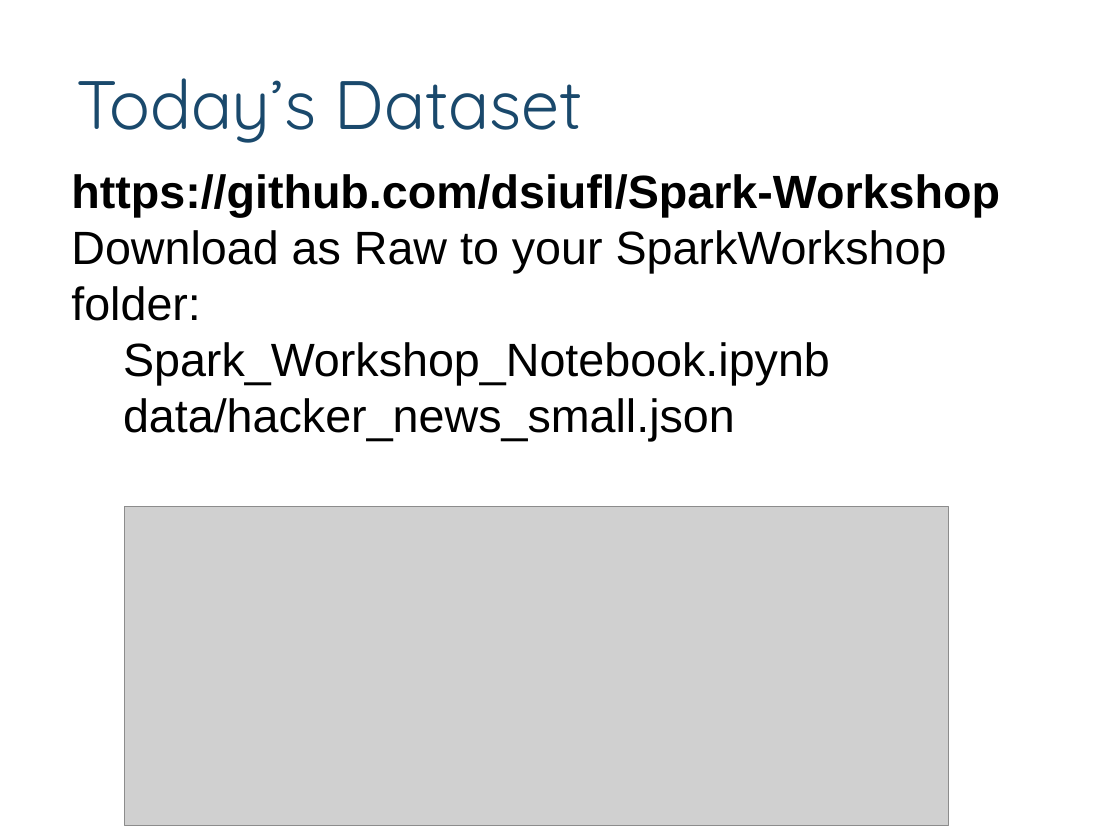
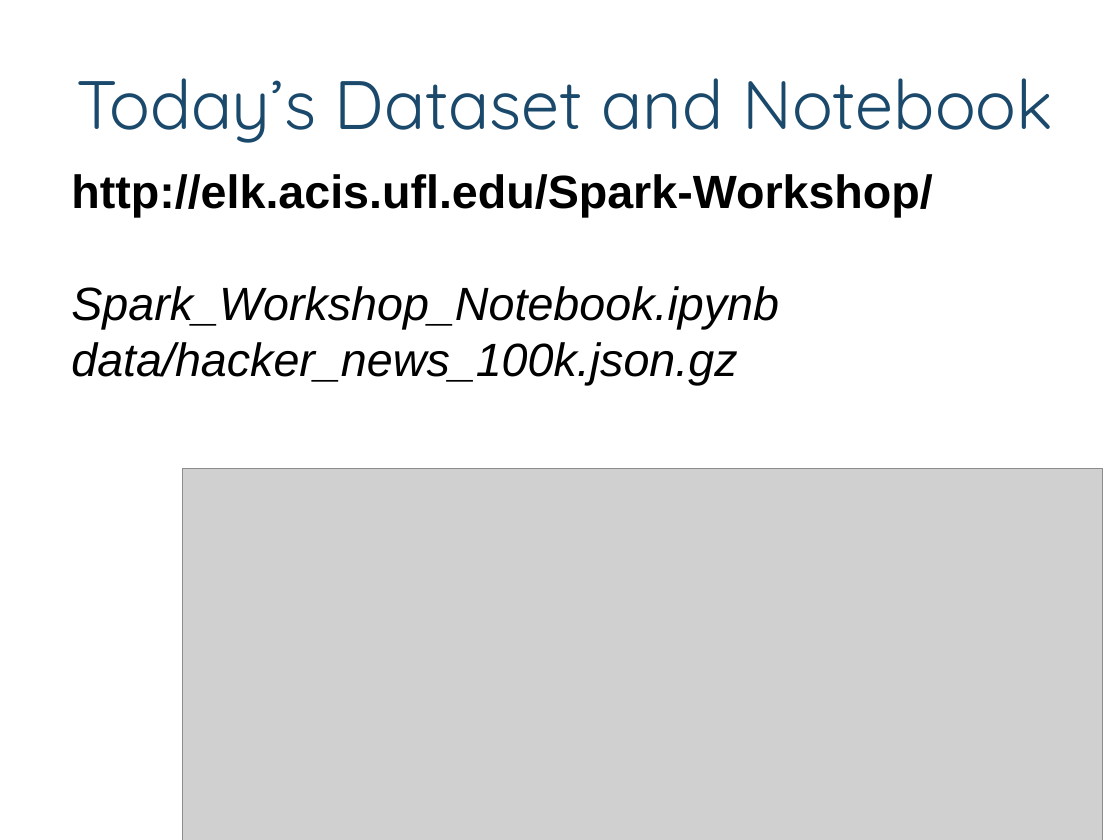
Before and after one commit to dsiufl/Spark-Workshop, a slide deck: slide 1 of Getting Started with Spark.pptx. Drawn at 1120x840 pixels with LibreOffice and Linux fonts; fonts in the diff are those of the drawing; grey boxes stand for pictures; background and template pictures are left out. Boxes give left, top, right and bottom in pixels: in the first picture for what was removed or moved away, otherwise in the second. Text is boxed around its words. In the diff, an @@ line names an element or a change of style, - is before the commit and + after.

```diff
--- a/Getting Started with Spark.pptx
+++ b/Getting Started with Spark.pptx
@@ text at bbox=[77, 78, 1053, 143]: text changed @@
-Today’s Dataset
+Today’s Dataset and Notebook
@@ text at bbox=[71, 174, 932, 217]: text changed @@
-https://github.com/dsiufl/Spark-Workshop
-Download as Raw to your SparkWorkshop folder:
+http://elk.acis.ufl.edu/Spark-Workshop/
@@ text at bbox=[71, 286, 779, 329]: italic on in "Spark_Workshop_Notebook.ipynb" @@
@@ text at bbox=[71, 342, 737, 385]: text changed; italic on @@
-data/hacker_news_small.json
+data/hacker_news_100k.json.gz
@@ picture: place and size @@
-picture at bbox=[124, 506, 948, 825]
+picture at bbox=[183, 468, 1103, 840]
```
Also in this commit, not shown: 1 other slide changed, 4 slides added, 1 other file.
